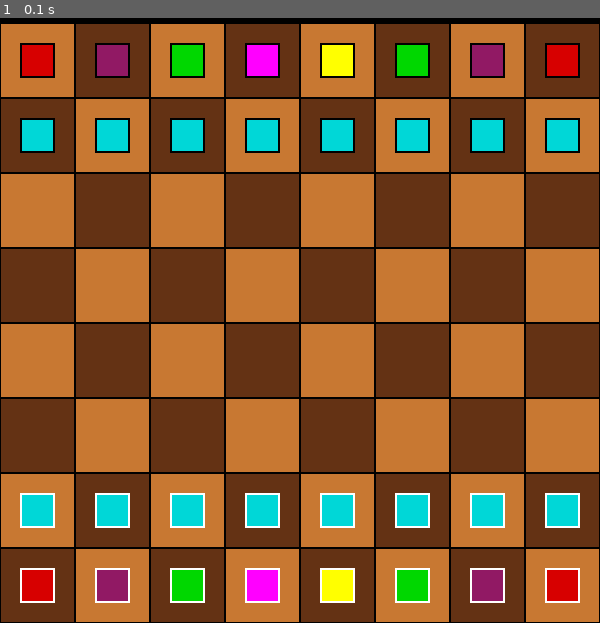
Above: before the commit, frame 1.
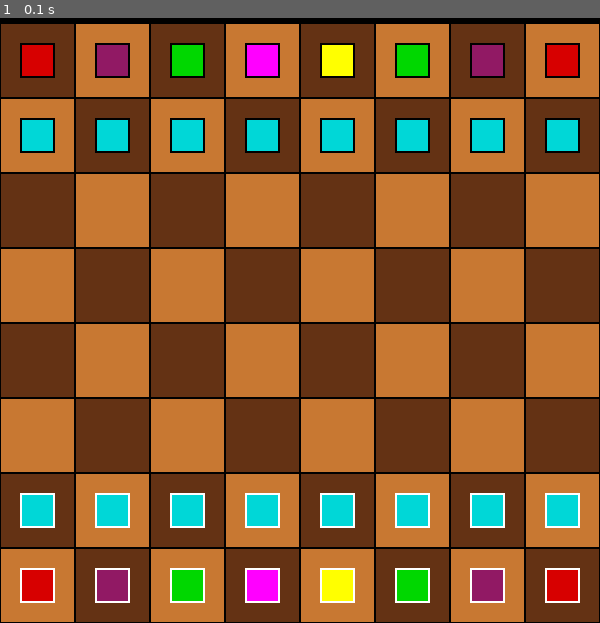
Above: after the commit, the same moment.

Repository: RoiJoleil/ChessSchoolProject
Game: pygame game, started from app.py
Same seed, same stepped clock (60 frames per second), same inputs: the game is played once before the commit and once after it.
Inputs:
- Up to frame 1 (0.1 s): no input

The runs differ from the first frame. In frame 1, 83% of the frame differs, in the area x 0-100%, y 0-100%.

Commit message:
some changes

Diff:
--- a/src/chess/chessBoard.py
+++ b/src/chess/chessBoard.py
@@ -16,7 +16,6 @@
         self.selected_cell = None
         self.players_turn = None
         self.current_turn = True
-        self.en_passante = None # if en passante is possible it will have a tuple of the coordinate of possible on passante
 
     def _initialise_cells(self):
         """Creates all the cells and rects upon first initialisation."""
@@ -24,7 +23,7 @@
         for x in range(8):
             for y in range(8):
                 pos = (x * cell.CELL_SIZE, y * cell.CELL_SIZE)
-                cell.create_cell(pos, x, 7-y)
+                cell.create_cell(pos, x, y)
 
         piece_row = pieces.get_piece_row()
         pawn_row = pieces.get_pawn_row()
@@ -33,26 +32,10 @@
             cell_black_pawn = cell.cells[(x, 6)]
             cell_white_pawn = cell.cells[(x, 1)]
             cell_white_piece = cell.cells[(x, 0)]
-            cell_black_piece.set_piece(piece_row[x](cell=cell_black_piece, team=False))
-            cell_black_pawn.set_piece(pawn_row[x](cell=cell_black_pawn, team=False))
-            cell_white_pawn.set_piece(pawn_row[x](cell=cell_white_pawn, team=True))
-            cell_white_piece.set_piece(piece_row[x](cell=cell_white_piece, team=True))
-
-    def is_occupied(self, cell: cell.Cell = None, x: int = None, y: int = None) -> bool:
-        """
-        Returns a bool if the target cell is currently occupied.
-        Either acell.Cell, or the Grid Position of the cell can be given.
-
-        Args:
-            cell (class): The Targetcell.Cell.
-            x (int): X Grid Position.
-            y (int): Y Grid Position
-        """
-        # Get thecell.Cell if x and y is given.
-        if x and y:
-            cell = self.get_cell(x, y)
-
-        return bool(cell.piece)
+            cell_black_piece.set_piece(piece_row[x](cell=cell_black_piece, team=True))
+            cell_black_pawn.set_piece(pawn_row[x](cell=cell_black_pawn, team=True))
+            cell_white_pawn.set_piece(pawn_row[x](cell=cell_white_pawn, team=False))
+            cell_white_piece.set_piece(piece_row[x](cell=cell_white_piece, team=False))
 
     def make_move(self, frm:cell.Cell, to:cell.Cell):
         """
@@ -61,8 +44,7 @@
         """
         if frm.piece == None:
             return
-        if frm.piece.team == self.current_turn:
-            return
+#        if frm.piece.team == self.current_turn:            return
         if not self.is_valid_move(frm, to):
             return
         print(f"from: {frm}\tto{to}")
--- a/src/chess/pieces.py
+++ b/src/chess/pieces.py
@@ -90,14 +90,14 @@
     def is_valid_position(self, curr:tuple, dest:tuple, pieceInHex:int):
         # if the piece is black the direction of the movement must be -1 ( 1 -2 * 1)
         # else when the piece white the direction of movement must be 1 ( 1 - 2 * 0)
-        if dest[1] - curr[1] != 1 - 2 * self.isBlack():
+        if dest[1] - curr[1] != 1 - 2 * self.team:
             return False
         # if the movement is vertical the Cell must be empty
         if curr[0] == dest[0]:
             return pieceInHex % 8 == 0
         # if the movement is diagonal the Tile has to be occupied by the other team
         elif abs(dest[0] - curr[0]) + abs(dest[1] - curr[1]) == 2:
-            return pieceInHex % 8 != 0 and self.isBlack() != pieceInHex // 8
+            return pieceInHex % 8 != 0 and self.team != pieceInHex // 8
         return False
 
 class Rook(Piece):
